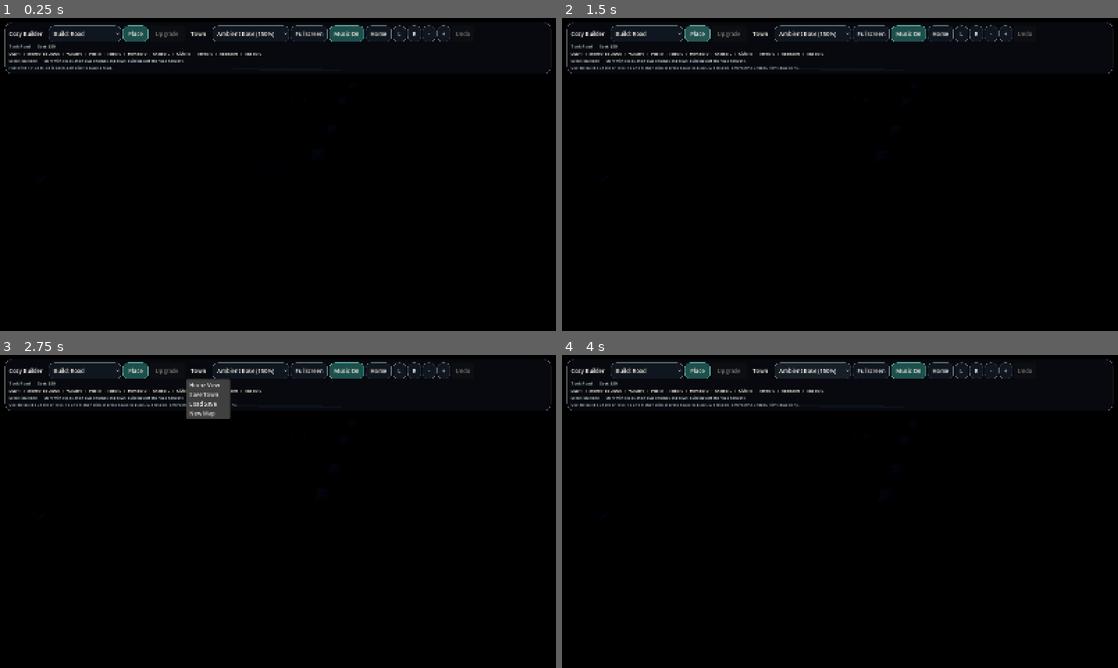
Above: before the commit, frames 1-4 (two rows, left to right).
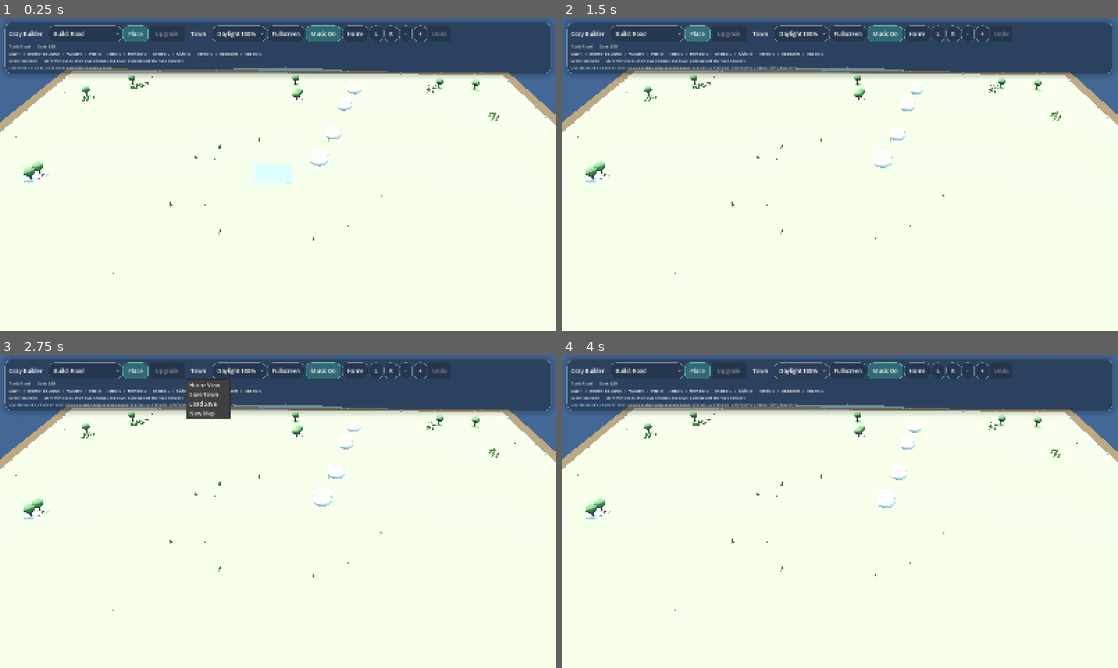
Above: after the commit, the same moments.

Repository: johnswaffles/my-backend-api
Game: Godot game, scene res://scenes/main_scene.tscn
Two runs of this game, one before a commit and one after it. Both use one fixed random seed, a clock stepped at 60 frames per second and the inputs below.
Inputs (mouse positions are in pixels of both pictures, inside the frame that each line leads up to):
- Up to frame 1 (0.25 s): no input
- Up to frame 2 (1.5 s): click "Build: Road" at 0.5 s; click "Place" at 1.25 s
- Up to frame 3 (2.75 s): click "Town" at 2 s
- Up to frame 4 (4 s): click (812, 370) at 2.75 s, where only the run before the commit has a clickable "Ambient Base (150%)"; click (801, 370) at 3.5 s, where only the run after the commit has a clickable "Daylight 100%"

The runs differ from the first frame. In frame 1, 100% of the frame differs, in the area x 0-100%, y 0-100%; in frame 2, 100%; in frame 3, 99%; in frame 4, 100%.

Commit message:
Switch cozy builder to daylight baseline

Diff:
--- a/cozy-builder-godot/scenes/Main.tscn
+++ b/cozy-builder-godot/scenes/Main.tscn
@@ -3,12 +3,12 @@
 [ext_resource type="Script" path="res://scripts/main.gd" id="1"]
 
 [sub_resource type="ProceduralSkyMaterial" id="1"]
-sky_top_color = Color(0.016, 0.022, 0.034, 1)
-sky_horizon_color = Color(0.03, 0.035, 0.05, 1)
-ground_bottom_color = Color(0.006, 0.01, 0.016, 1)
-ground_horizon_color = Color(0.018, 0.024, 0.036, 1)
-sun_angle_max = 6.0
-sun_curve = 0.12
+sky_top_color = Color(0.34, 0.62, 0.95, 1)
+sky_horizon_color = Color(0.74, 0.88, 1, 1)
+ground_bottom_color = Color(0.22, 0.32, 0.46, 1)
+ground_horizon_color = Color(0.56, 0.72, 0.9, 1)
+sun_angle_max = 25.0
+sun_curve = 0.4
 
 [sub_resource type="Sky" id="2"]
 sky_material = SubResource("1")
@@ -17,8 +17,8 @@
 background_mode = 2
 sky = SubResource("2")
 ambient_light_source = 3
-ambient_light_color = Color(0.016, 0.022, 0.034, 1)
-ambient_light_energy = 0.015
+ambient_light_color = Color(0.54, 0.72, 0.91, 1)
+ambient_light_energy = 0.22
 reflected_light_source = 1
 tonemap_mode = 2
 glow_enabled = true
@@ -29,9 +29,9 @@
 fog_light_energy = 0.0
 fog_density = 0.0
 adjustment_enabled = true
-adjustment_brightness = 0.72
+adjustment_brightness = 1.0
 adjustment_contrast = 1.0
-adjustment_saturation = 0.96
+adjustment_saturation = 1.0
 
 [node name="Main" type="Node3D"]
 script = ExtResource("1")
@@ -41,14 +41,14 @@
 
 [node name="Sun" type="DirectionalLight3D" parent="."]
 rotation_degrees = Vector3(-52, 20, 0)
-light_color = Color(0.56, 0.64, 0.8, 1)
-light_energy = 0.018
+light_color = Color(1, 0.98, 0.93, 1)
+light_energy = 1.35
 shadow_enabled = true
 
 [node name="FillLight" type="DirectionalLight3D" parent="."]
 rotation_degrees = Vector3(-18, -124, 0)
-light_color = Color(0.15, 0.18, 0.28, 1)
-light_energy = 0.004
+light_color = Color(0.86, 0.93, 1, 1)
+light_energy = 0.2
 shadow_enabled = false
 
 [node name="GridRoot" type="Node3D" parent="."]
--- a/cozy-builder-godot/scenes/lighting_controller.tscn
+++ b/cozy-builder-godot/scenes/lighting_controller.tscn
@@ -3,12 +3,12 @@
 [ext_resource type="Script" path="res://scripts/lighting_controller.gd" id="1"]
 
 [sub_resource type="ProceduralSkyMaterial" id="1"]
-sky_top_color = Color(0.016, 0.022, 0.034, 1)
-sky_horizon_color = Color(0.03, 0.035, 0.05, 1)
-ground_bottom_color = Color(0.006, 0.01, 0.016, 1)
-ground_horizon_color = Color(0.018, 0.024, 0.036, 1)
-sun_angle_max = 6.0
-sun_curve = 0.12
+sky_top_color = Color(0.34, 0.62, 0.95, 1)
+sky_horizon_color = Color(0.74, 0.88, 1, 1)
+ground_bottom_color = Color(0.22, 0.32, 0.46, 1)
+ground_horizon_color = Color(0.56, 0.72, 0.9, 1)
+sun_angle_max = 25.0
+sun_curve = 0.4
 
 [sub_resource type="Sky" id="2"]
 sky_material = SubResource("1")
@@ -17,8 +17,8 @@
 background_mode = 2
 sky = SubResource("2")
 ambient_light_source = 3
-ambient_light_color = Color(0.016, 0.022, 0.034, 1)
-ambient_light_energy = 0.015
+ambient_light_color = Color(0.54, 0.72, 0.91, 1)
+ambient_light_energy = 0.22
 reflected_light_source = 1
 tonemap_mode = 2
 glow_enabled = true
@@ -29,9 +29,9 @@
 fog_light_energy = 0.0
 fog_density = 0.0
 adjustment_enabled = true
-adjustment_brightness = 0.72
+adjustment_brightness = 1.0
 adjustment_contrast = 1.0
-adjustment_saturation = 0.96
+adjustment_saturation = 1.0
 
 [node name="LightingController" type="Node3D"]
 script = ExtResource("1")
@@ -41,18 +41,18 @@
 
 [node name="Sun" type="DirectionalLight3D" parent="."]
 rotation_degrees = Vector3(-68, -32, 0)
-light_color = Color(0.56, 0.64, 0.8, 1)
-light_energy = 0.018
+light_color = Color(1, 0.98, 0.93, 1)
+light_energy = 1.35
 shadow_enabled = true
 directional_shadow_mode = 2
 directional_shadow_max_distance = 180.0
-shadow_blur = 1.0
+shadow_blur = 0.75
 directional_shadow_blend_splits = true
 shadow_bias = 0.04
 shadow_normal_bias = 1.8
 
 [node name="FillLight" type="DirectionalLight3D" parent="."]
 rotation_degrees = Vector3(-18, 136, 0)
-light_color = Color(0.15, 0.18, 0.28, 1)
-light_energy = 0.004
+light_color = Color(0.86, 0.93, 1, 1)
+light_energy = 0.2
 shadow_enabled = false
--- a/cozy-builder-godot/scripts/building_system.gd
+++ b/cozy-builder-godot/scripts/building_system.gd
@@ -109,11 +109,12 @@
 const SAVE_PATH := "user://cozy_builder_save.json"
 const MUSIC_STREAM_PATH := "res://assets/audio/Sunrise Over Tiny Blocks (2).mp3"
 const AMBIENT_LIGHT_PRESETS := [
-	{"label": "Ambient Base (150%)", "scale": 1.5},
-	{"label": "Ambient +25% (175%)", "scale": 1.75},
-	{"label": "Ambient +50% (200%)", "scale": 2.0},
-	{"label": "Ambient +75% (225%)", "scale": 2.25},
-	{"label": "Ambient +100% (250%)", "scale": 2.5},
+	{"label": "Daylight 100%", "scale": 1.0},
+	{"label": "Daylight 90%", "scale": 0.9},
+	{"label": "Daylight 80%", "scale": 0.8},
+	{"label": "Daylight 70%", "scale": 0.7},
+	{"label": "Daylight 60%", "scale": 0.6},
+	{"label": "Daylight 50%", "scale": 0.5},
 ]
 const PROPERTY_FRONT_SETBACK := 1.0
 const PROPERTY_FRONT_SETBACK_BY_TOOL := {
@@ -261,7 +262,7 @@
 var _music_player: AudioStreamPlayer
 var _music_button: Button
 var _ambient_dropdown: OptionButton
-var _ambient_light_scale := 1.5
+var _ambient_light_scale := 1.0
 var _music_enabled := true
 
 
@@ -709,7 +710,7 @@
 
 
 func _set_ambient_light_scale(scale: float) -> void:
-	_ambient_light_scale = clampf(scale, 1.5, 2.5)
+	_ambient_light_scale = clampf(scale, 0.5, 1.0)
 	_update_day_night_visuals()
 	_refresh_tool_ui()
 
@@ -718,6 +719,12 @@
 	if index < 0 or index >= AMBIENT_LIGHT_PRESETS.size():
 		return
 	_set_ambient_light_scale(float(AMBIENT_LIGHT_PRESETS[index]["scale"]))
+
+
+func _normalize_ambient_light_scale(saved_scale: float) -> float:
+	if saved_scale > 1.0:
+		return clampf(1.0 - (saved_scale - 1.5) * 0.5, 0.5, 1.0)
+	return clampf(saved_scale, 0.5, 1.0)
 
 
 func _style_tool_button(button: Button, selected: bool) -> void:
@@ -2464,7 +2471,7 @@
 	_day = int(data.get("day", 1))
 	_simulation_clock = float(data.get("clock", 0.0))
 	_build_tool = str(data.get("build_tool", BUILD_TOOL_ROAD))
-	_set_ambient_light_scale(maxf(1.5, float(data.get("ambient_light_scale", 1.5))))
+	_set_ambient_light_scale(_normalize_ambient_light_scale(float(data.get("ambient_light_scale", 1.0))))
 	var focus_data: Array = data.get("focus", [0.0, 0.0, 0.0])
 	if focus_data.size() == 3:
 		_target_focus = Vector3(float(focus_data[0]), float(focus_data[1]), float(focus_data[2]))
@@ -2521,7 +2528,7 @@
 	_day = 1
 	_simulation_clock = 0.0
 	_build_tool = BUILD_TOOL_ROAD
-	_set_ambient_light_scale(1.5)
+	_set_ambient_light_scale(1.0)
 	_variant_cycle.clear()
 	_loaded_save = false
 	_reset_camera_view()
@@ -3099,39 +3106,37 @@
 		lighting_controller.call("apply_cycle", _day, _simulation_clock, _window_bands, _town_light_strength(), _ambient_light_scale)
 		return
 	var town_strength := _town_light_strength()
-	var cycle := fmod(float(_day - 1) + _simulation_clock / 7.5, 6.0) / 6.0
-	var moon_wave := sin(cycle * TAU)
-	var night_strength: float = clampf(1.0 - town_strength * 0.1 + moon_wave * 0.01, 0.32, 1.0)
-	var sky_top: Color = Color(0.016, 0.022, 0.034).lerp(Color(0.022, 0.028, 0.042), town_strength * 0.02)
-	var sky_horizon: Color = Color(0.018, 0.024, 0.036).lerp(Color(0.03, 0.035, 0.05), town_strength * 0.016)
+	var daylight_scale := clampf(_ambient_light_scale, 0.5, 1.0)
+	var sky_top: Color = Color(0.34, 0.62, 0.95).lerp(Color(0.24, 0.44, 0.72), 1.0 - daylight_scale)
+	var sky_horizon: Color = Color(0.74, 0.88, 1.0).lerp(Color(0.54, 0.70, 0.90), 1.0 - daylight_scale)
 	if world_environment and world_environment.environment:
 		var env: Environment = world_environment.environment
 		env.background_mode = Environment.BG_SKY
-		env.background_color = sky_top.lerp(sky_horizon, 0.05)
-		env.ambient_light_color = sky_top
-		env.ambient_light_energy = (0.010 + town_strength * 0.0015) * _ambient_light_scale
+		env.background_color = sky_top.lerp(sky_horizon, 0.08)
+		env.ambient_light_color = sky_top.lerp(sky_horizon, 0.35)
+		env.ambient_light_energy = 0.22 * daylight_scale
 		env.fog_enabled = false
 		env.fog_density = 0.0
 		env.glow_bloom = 0.0
 		env.glow_intensity = 0.0
 		env.adjustment_enabled = true
-		env.adjustment_brightness = 0.72
-		env.adjustment_contrast = 1.0 + night_strength * 0.02
-		env.adjustment_saturation = 0.96
+		env.adjustment_brightness = 1.0
+		env.adjustment_contrast = 1.0
+		env.adjustment_saturation = 1.0
 	if sun:
-		sun.light_color = Color(0.56, 0.64, 0.8).lerp(Color(0.64, 0.64, 0.68), town_strength * 0.03)
-		sun.light_energy = 0.018 + town_strength * 0.004
+		sun.light_color = Color(1.0, 0.98, 0.93).lerp(Color(0.92, 0.96, 1.0), town_strength * 0.02)
+		sun.light_energy = 1.35 * daylight_scale
 		sun.rotation_degrees = Vector3(-62.0, -30.0, 0.0)
-		sun.shadow_blur = 1.05
+		sun.shadow_blur = 0.75
 	if fill_light:
-		fill_light.light_color = Color(0.15, 0.18, 0.28).lerp(Color(0.28, 0.28, 0.3), town_strength * 0.02)
-		fill_light.light_energy = 0.004 + town_strength * 0.001
+		fill_light.light_color = Color(0.86, 0.93, 1.0).lerp(Color(0.78, 0.84, 0.92), town_strength * 0.02)
+		fill_light.light_energy = 0.2 * daylight_scale
 
 	for band in _window_bands:
 		if is_instance_valid(band):
 			var material := band.material_override as StandardMaterial3D
 			if material:
-				material.emission_energy_multiplier = 0.1 + town_strength * 0.03 + night_strength * 0.08
+				material.emission_energy_multiplier = 0.08 + town_strength * 0.025 + (1.0 - daylight_scale) * 0.08
 
 
 func _spawn_road_tile(world_position: Vector3, preview: bool) -> Node3D:
--- a/cozy-builder-godot/scripts/lighting_controller.gd
+++ b/cozy-builder-godot/scripts/lighting_controller.gd
@@ -6,36 +6,34 @@
 
 
 func apply_cycle(day: int, simulation_clock: float, window_bands: Array, town_light_level: float = 0.0, ambient_light_scale: float = 1.0) -> void:
-	var cycle := fmod(float(day - 1) + simulation_clock / 7.5, 6.0) / 6.0
-	var moon_wave := sin(cycle * TAU)
 	var town_strength: float = clampf(town_light_level, 0.0, 1.0)
-	var night_strength: float = clampf(1.0 - town_strength * 0.02 + moon_wave * 0.004, 0.55, 1.0)
-	var sky_top: Color = Color(0.016, 0.022, 0.034).lerp(Color(0.022, 0.028, 0.042), town_strength * 0.02)
-	var sky_horizon: Color = Color(0.018, 0.024, 0.036).lerp(Color(0.03, 0.035, 0.05), town_strength * 0.016)
+	var daylight_scale := clampf(ambient_light_scale, 0.5, 1.0)
+	var sky_top: Color = Color(0.34, 0.62, 0.95).lerp(Color(0.24, 0.44, 0.72), 1.0 - daylight_scale)
+	var sky_horizon: Color = Color(0.74, 0.88, 1.0).lerp(Color(0.54, 0.70, 0.90), 1.0 - daylight_scale)
 	if world_environment and world_environment.environment:
 		var env: Environment = world_environment.environment
 		env.background_mode = Environment.BG_SKY
-		env.background_color = sky_top.lerp(sky_horizon, 0.05)
-		env.ambient_light_color = sky_top
-		env.ambient_light_energy = (0.010 + town_strength * 0.0015) * ambient_light_scale
+		env.background_color = sky_top.lerp(sky_horizon, 0.08)
+		env.ambient_light_color = sky_top.lerp(sky_horizon, 0.35)
+		env.ambient_light_energy = 0.22 * daylight_scale
 		env.fog_enabled = false
 		env.fog_density = 0.0
 		env.glow_bloom = 0.0
 		env.glow_intensity = 0.0
 		env.adjustment_enabled = true
-		env.adjustment_brightness = 0.72
-		env.adjustment_contrast = 1.0 + night_strength * 0.02
-		env.adjustment_saturation = 0.96
+		env.adjustment_brightness = 1.0
+		env.adjustment_contrast = 1.0
+		env.adjustment_saturation = 1.0
 	if sun:
-		sun.light_color = Color(0.56, 0.64, 0.8).lerp(Color(0.64, 0.64, 0.68), town_strength * 0.03)
-		sun.light_energy = 0.018 + town_strength * 0.004
+		sun.light_color = Color(1.0, 0.98, 0.93).lerp(Color(0.92, 0.96, 1.0), town_strength * 0.02)
+		sun.light_energy = 1.35 * daylight_scale
 		sun.rotation_degrees = Vector3(-62.0, -30.0, 0.0)
-		sun.shadow_blur = 1.05
+		sun.shadow_blur = 0.75
 	if fill_light:
-		fill_light.light_color = Color(0.15, 0.18, 0.28).lerp(Color(0.28, 0.28, 0.3), town_strength * 0.02)
-		fill_light.light_energy = 0.004 + town_strength * 0.001
+		fill_light.light_color = Color(0.86, 0.93, 1.0).lerp(Color(0.78, 0.84, 0.92), town_strength * 0.02)
+		fill_light.light_energy = 0.2 * daylight_scale
 	for band in window_bands:
 		if is_instance_valid(band):
 			var material := band.material_override as StandardMaterial3D
 			if material:
-				material.emission_energy_multiplier = 0.1 + town_strength * 0.03 + night_strength * 0.08
+				material.emission_energy_multiplier = 0.08 + town_strength * 0.025 + (1.0 - daylight_scale) * 0.08
--- a/cozy-builder-godot/scripts/main.gd
+++ b/cozy-builder-godot/scripts/main.gd
@@ -1617,40 +1617,37 @@
 
 
 func _update_day_night_visuals() -> void:
-	var cycle := fmod(float(_day - 1) + _simulation_clock / 7.5, 6.0) / 6.0
-	var sun_wave := sin(cycle * TAU)
-	var warm_strength: float = clampf(0.16 + sun_wave * 0.04, 0.08, 0.22)
-	var sky_top: Color = Color(0.016, 0.022, 0.034).lerp(Color(0.022, 0.028, 0.042), warm_strength * 0.25)
-	var sky_horizon: Color = Color(0.018, 0.024, 0.036).lerp(Color(0.03, 0.035, 0.05), warm_strength * 0.2)
+	var daylight_scale := 1.0
+	var sky_top: Color = Color(0.34, 0.62, 0.95)
+	var sky_horizon: Color = Color(0.74, 0.88, 1.0)
 	if world_environment and world_environment.environment:
 		var env: Environment = world_environment.environment
 		env.background_mode = Environment.BG_SKY
-		env.background_color = sky_top.lerp(sky_horizon, 0.05)
-		env.ambient_light_color = sky_top
-		env.ambient_light_energy = 0.015 + warm_strength * 0.0015
+		env.background_color = sky_top.lerp(sky_horizon, 0.08)
+		env.ambient_light_color = sky_top.lerp(sky_horizon, 0.35)
+		env.ambient_light_energy = 0.22 * daylight_scale
 		env.fog_enabled = false
-		env.fog_light_color = sky_horizon
 		env.fog_light_energy = 0.0
 		env.fog_density = 0.0
 		env.glow_bloom = 0.0
 		env.glow_intensity = 0.0
 		env.adjustment_enabled = true
-		env.adjustment_brightness = 0.72
-		env.adjustment_contrast = 1.0 + warm_strength * 0.02
-		env.adjustment_saturation = 0.96
+		env.adjustment_brightness = 1.0
+		env.adjustment_contrast = 1.0
+		env.adjustment_saturation = 1.0
 	if sun:
-		sun.light_color = Color(0.56, 0.64, 0.8).lerp(Color(0.64, 0.64, 0.68), warm_strength * 0.1)
-		sun.light_energy = 0.018 + warm_strength * 0.004
+		sun.light_color = Color(1.0, 0.98, 0.93)
+		sun.light_energy = 1.35 * daylight_scale
 		sun.rotation_degrees = Vector3(-62.0, -30.0, 0.0)
 	if fill_light:
-		fill_light.light_color = Color(0.15, 0.18, 0.28).lerp(Color(0.28, 0.28, 0.3), warm_strength * 0.06)
-		fill_light.light_energy = 0.004 + warm_strength * 0.001
+		fill_light.light_color = Color(0.86, 0.93, 1.0)
+		fill_light.light_energy = 0.2 * daylight_scale
 
 	for band in _window_bands:
 		if is_instance_valid(band):
 			var material := band.material_override as StandardMaterial3D
 			if material:
-				material.emission_energy_multiplier = 0.1 + (1.0 - warm_strength) * 0.08
+				material.emission_energy_multiplier = 0.16
 
 
 func _spawn_road_tile(world_position: Vector3, preview: bool) -> Node3D:
Not shown, changed: public/godot-playtest/index.html
Not shown, changed: public/godot-playtest/index.pck
